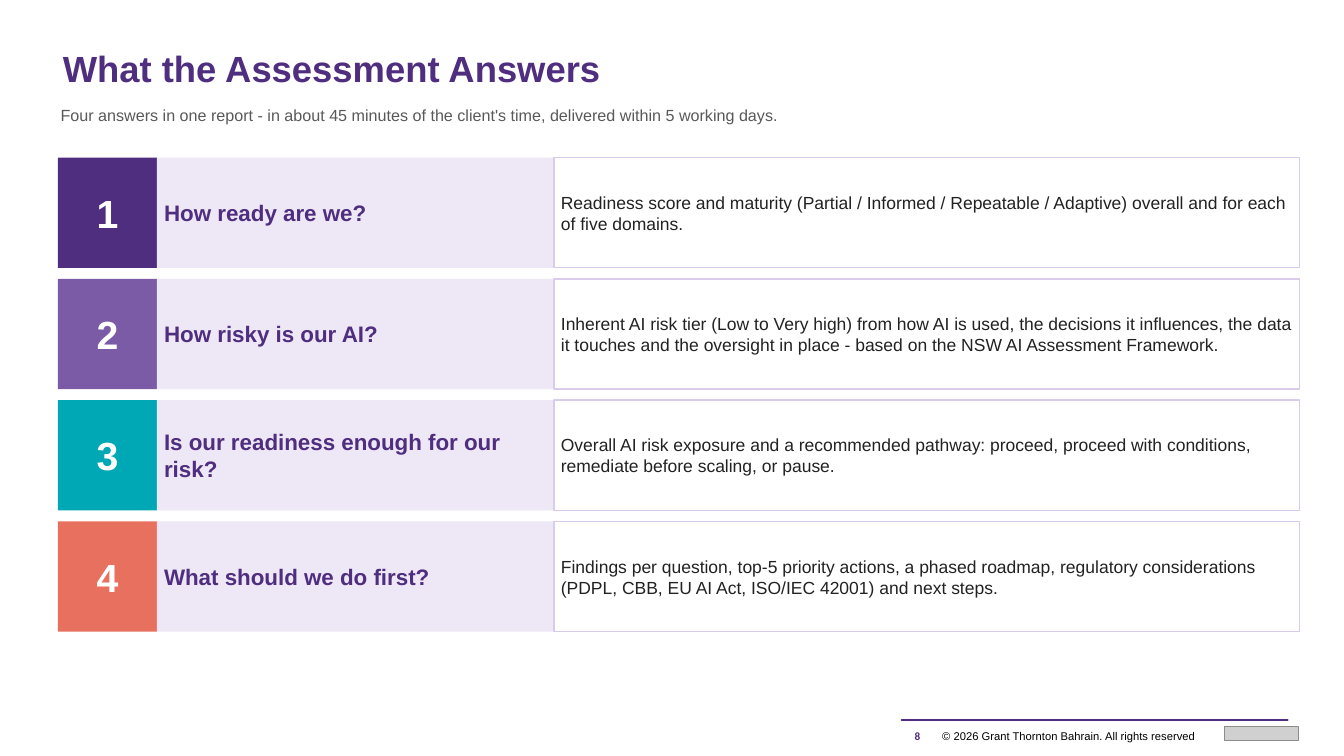
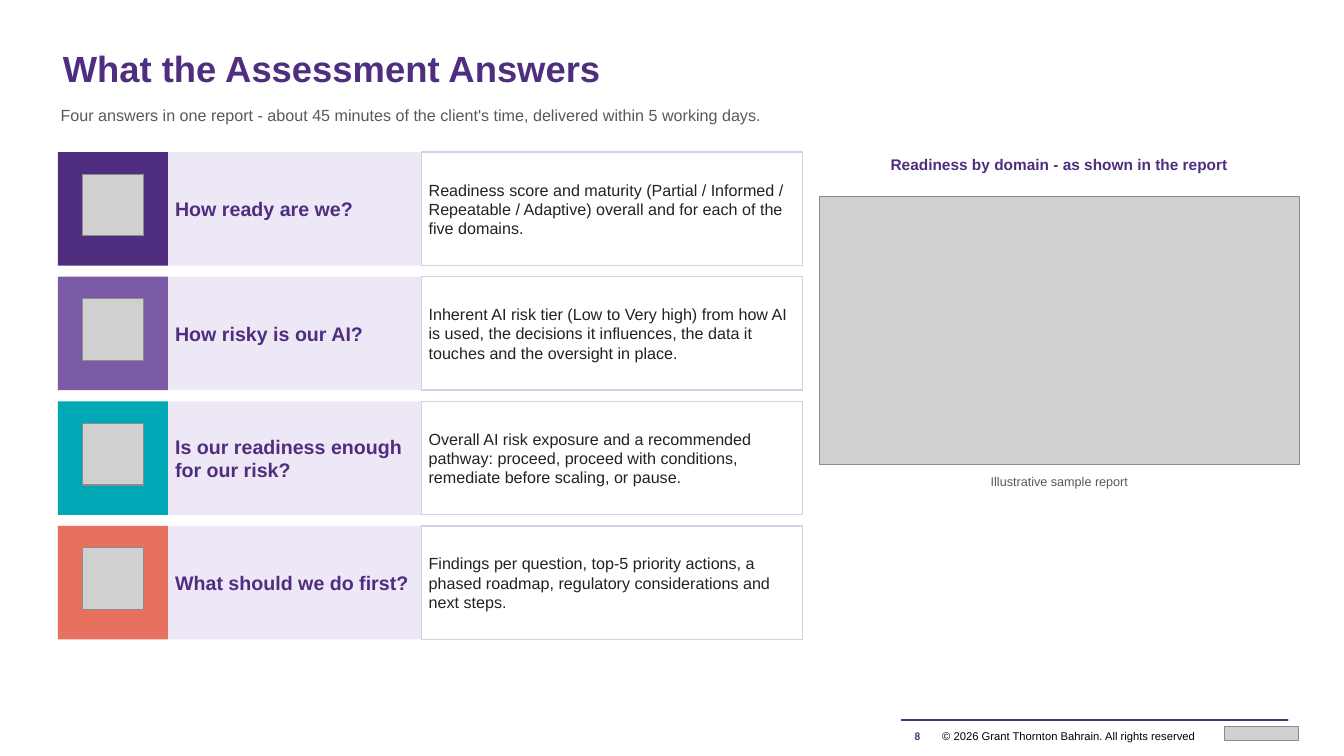
Before and after one commit to mahekdevangtrivedi-wq/GT-AI-Service-Line, a slide deck: slide 8 of 01_AI_Governance_Risk_Compliance/1.3_AI_Readiness_Assessment_Tool/GT_AI_Readiness_Assessment_Proposal.pptx. Drawn at 1344x756 pixels with LibreOffice and Linux fonts; fonts in the diff are those of the drawing; grey boxes stand for pictures. Boxes give left, top, right and bottom in pixels: in the first picture for what was removed or moved away, otherwise in the second. Text is boxed around its words. In the diff, an @@ line names an element or a change of style, - is before the commit and + after.

```diff
--- a/01_AI_Governance_Risk_Compliance/1.3_AI_Readiness_Assessment_Tool/GT_AI_Readiness_Assessment_Proposal.pptx
+++ b/01_AI_Governance_Risk_Compliance/1.3_AI_Readiness_Assessment_Tool/GT_AI_Readiness_Assessment_Proposal.pptx
@@ text at [61, 109, 760, 125]: text changed @@
-Four answers in one report - in about 45 minutes of the client's time, delivered within 5 working days.
+Four answers in one report - about 45 minutes of the client's time, delivered within 5 working days.
@@ rectangle: place and size @@
-rectangle at [57, 157, 156, 267]
+rectangle at [57, 152, 167, 266]
@@ picture added at [82, 174, 143, 236] @@
@@ rectangle "How ready are we?": place and size @@
-rectangle "How ready are we?" at [157, 157, 555, 267]
+rectangle "How ready are we?" at [168, 152, 422, 266]
@@ rectangle "Readiness score and maturity (Partial ...": place and size @@
-rectangle "Readiness score and maturity (Partial ..." at [554, 157, 1300, 267]
+rectangle "Readiness score and maturity (Partial ..." at [421, 152, 803, 266]
@@ text added at [891, 159, 1228, 173], 11 pt, text #4F2D7F, bold @@
+Readiness by domain - as shown in the report
@@ text in rectangle at [97, 201, 119, 228]: text removed @@
-1
@@ text in rectangle at [429, 184, 782, 234]: text changed; size 12.5 to 11.5 pt @@
-Readiness score and maturity (Partial / Informed / Repeatable / Adaptive) overall and for each of five domains.
+Readiness score and maturity (Partial / Informed / Repeatable / Adaptive) overall and for each of the five domains.
@@ picture added at [820, 197, 1300, 465] @@
@@ rectangle removed at [57, 279, 156, 389] @@
-2
@@ rectangle added at [57, 276, 167, 390], fill #7B5BA6 @@
@@ picture added at [82, 298, 143, 360] @@
@@ rectangle "How risky is our AI?": place and size @@
-rectangle "How risky is our AI?" at [157, 279, 555, 389]
+rectangle "How risky is our AI?" at [168, 276, 422, 390]
@@ rectangle "Inherent AI risk tier (Low ...": place and size @@
-rectangle "Inherent AI risk tier (Low ..." at [554, 279, 1300, 389]
+rectangle "Inherent AI risk tier (Low ..." at [421, 276, 803, 390]
@@ text in rectangle at [429, 308, 787, 363]: text changed; size 12.5 to 11.5 pt @@
-Inherent AI risk tier (Low to Very high) from how AI is used, the decisions it influences, the data it touches and the oversight in place - based on the NSW AI Assessment Framework.
+Inherent AI risk tier (Low to Very high) from how AI is used, the decisions it influences, the data it touches and the oversight in place.
@@ rectangle removed at [57, 400, 156, 510] @@
-3
@@ rectangle added at [57, 401, 167, 515], fill #00A7B5 @@
@@ rectangle "Is our readiness enough for ...": place and size @@
-rectangle "Is our readiness enough for ..." at [157, 400, 555, 510]
+rectangle "Is our readiness enough for ..." at [168, 401, 422, 515]
@@ rectangle "Overall AI risk exposure and ...": place and size @@
-rectangle "Overall AI risk exposure and ..." at [554, 400, 1300, 510]
+rectangle "Overall AI risk exposure and ..." at [421, 401, 803, 515]
@@ rectangle "Overall AI risk exposure and ..." at [421, 401, 803, 515]: size 12.5 to 11.5 pt @@
@@ picture added at [82, 423, 143, 485] @@
@@ text added at [991, 477, 1128, 489], 9 pt, text #595959 @@
+Illustrative sample report
@@ rectangle removed at [57, 521, 156, 631] @@
-4
@@ rectangle added at [57, 526, 167, 640], fill #E8705F @@
@@ size 16 to 14 pt in 4 elements at [168, 276, 422, 390], [168, 401, 422, 515], [168, 152, 422, 266], [168, 526, 422, 640] @@
@@ rectangle "What should we do first?": place and size @@
-rectangle "What should we do first?" at [157, 521, 555, 631]
+rectangle "What should we do first?" at [168, 526, 422, 640]
@@ rectangle "Findings per question, top-5 priority ...": place and size @@
-rectangle "Findings per question, top-5 priority ..." at [554, 521, 1300, 631]
+rectangle "Findings per question, top-5 priority ..." at [421, 526, 803, 640]
@@ picture added at [82, 548, 143, 610] @@
@@ text in rectangle at [429, 557, 770, 612]: text changed; size 12.5 to 11.5 pt @@
-Findings per question, top-5 priority actions, a phased roadmap, regulatory considerations (PDPL, CBB, EU AI Act, ISO/IEC 42001) and next steps.
+Findings per question, top-5 priority actions, a phased roadmap, regulatory considerations and next steps.
```
Also in this commit, not shown: 13 other slides changed, 33 other files.
